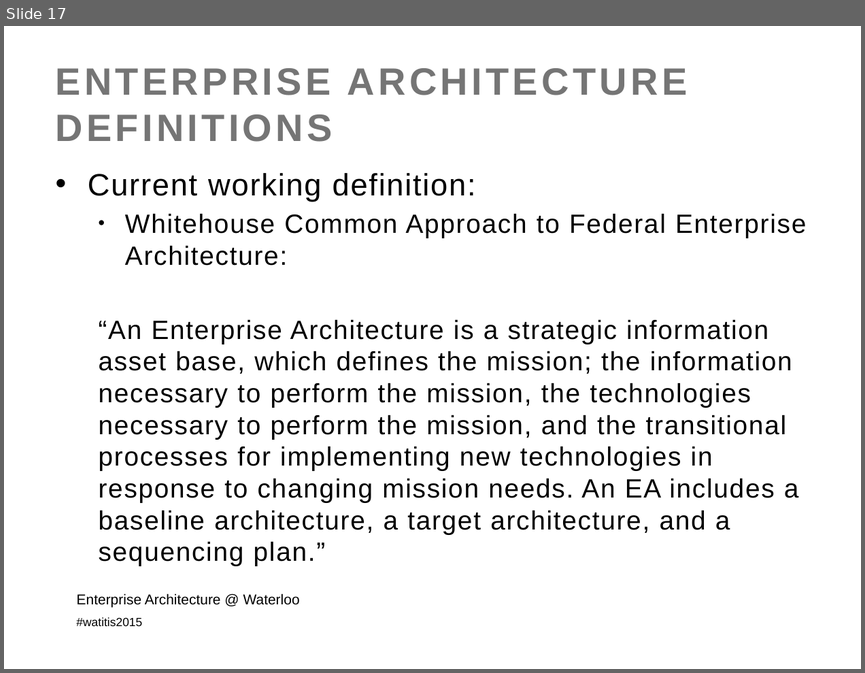
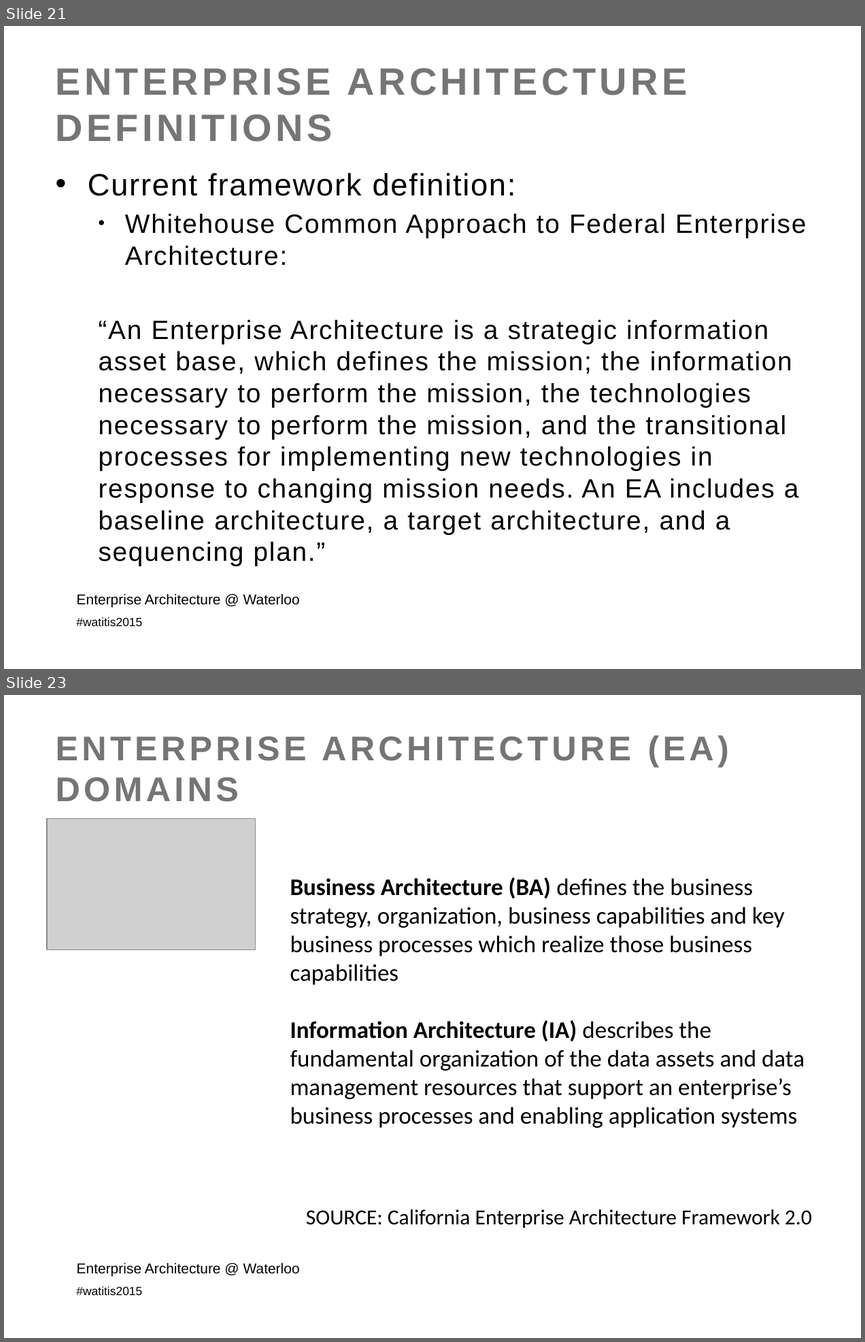
Before and after one commit to colinbellCA/presentation-istea-watitis2015, a slide deck: ISTEA-WatITis2015.pptx. Shown one above the other, each under a label of ours: slide 17 before the commit, slides 21 and 23 after it; the slides between them are not shown. The pictures are 865x673 and 865x1342 pixels, drawn with LibreOffice and Linux fonts; fonts in the diff are those of the drawing; grey boxes stand for pictures; background and template pictures are left out. Boxes give left, top, right and bottom in pixels: in the first picture for what was removed or moved away, otherwise in the second. Text is boxed around its words. In the diff, an @@ line names an element or a change of style, - is before the commit and + after.

```diff
--- a/ISTEA-WatITis2015.pptx
+++ b/ISTEA-WatITis2015.pptx
@@ slide 23 added at bbox=[4, 695, 861, 1338], background picture (left out); not listed: 1 template element that a slide beside it also shows @@
@@ title added at bbox=[56, 735, 729, 802], 28.8 pt, text #757575, bold @@
+ENTERPRISE ARCHITECTURE (EA)
+DOMAINS
@@ picture added at bbox=[47, 818, 256, 949] @@
@@ text added at bbox=[290, 877, 804, 1127], 20 pt, text #000000 @@
+Business Architecture (BA) defines the business strategy, organization, business capabilities and key business processes which realize those business capabilities
+Information Architecture (IA) describes the fundamental organization of the data assets and data management resources that support an enterprise’s business processes and enabling application systems
@@ text added at bbox=[306, 1209, 812, 1227], 18 pt, text #000000 @@
+SOURCE: California Enterprise Architecture Framework 2.0
@@ text added at bbox=[77, 1262, 300, 1276], 12 pt, text #000000 @@
+Enterprise Architecture @ Waterloo
@@ what was slide 17 is now slide 21 @@
@@ slide 21 changed as well @@
@@ text at bbox=[88, 173, 516, 196]: text changed @@
-• Current working definition:
+• Current framework definition:
```
Also in this commit, not shown: 9 other slides changed, 15 other slides added, 3 other files.
